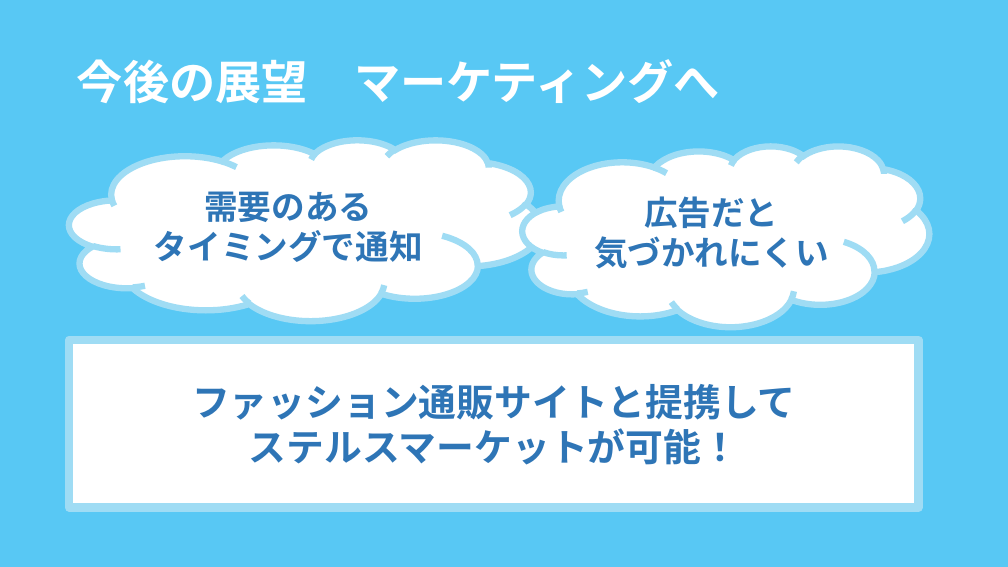
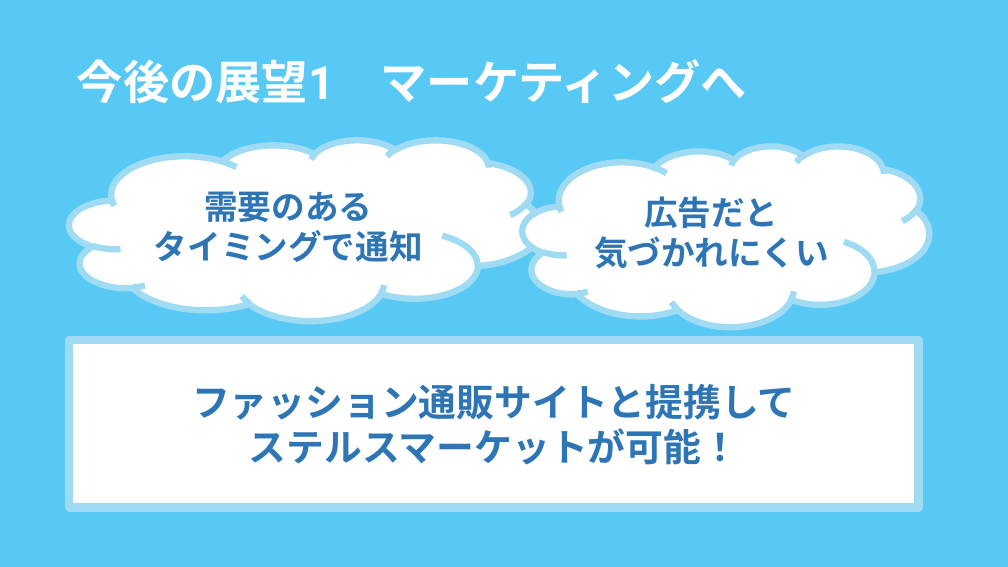
Before and after one commit to jphacks/NG_1701, a slide deck: slide 12 of powerpoints/発表用メイン.pptx. Drawn at 1008x567 pixels with LibreOffice and Linux fonts; fonts in the diff are those of the drawing. Boxes give left, top, right and bottom in pixels: in the first picture for what was removed or moved away, otherwise in the second. Text is boxed around its words. In the diff, an @@ line names an element or a change of style, - is before the commit and + after.

```diff
--- a/powerpoints/発表用メイン.pptx
+++ b/powerpoints/発表用メイン.pptx
@@ title at <box>77,59,747,103</box>: text changed @@
-今後の展望 マーケティングへ
+今後の展望1 マーケティングへ
```
Also in this commit, not shown: 1 other slide changed.
